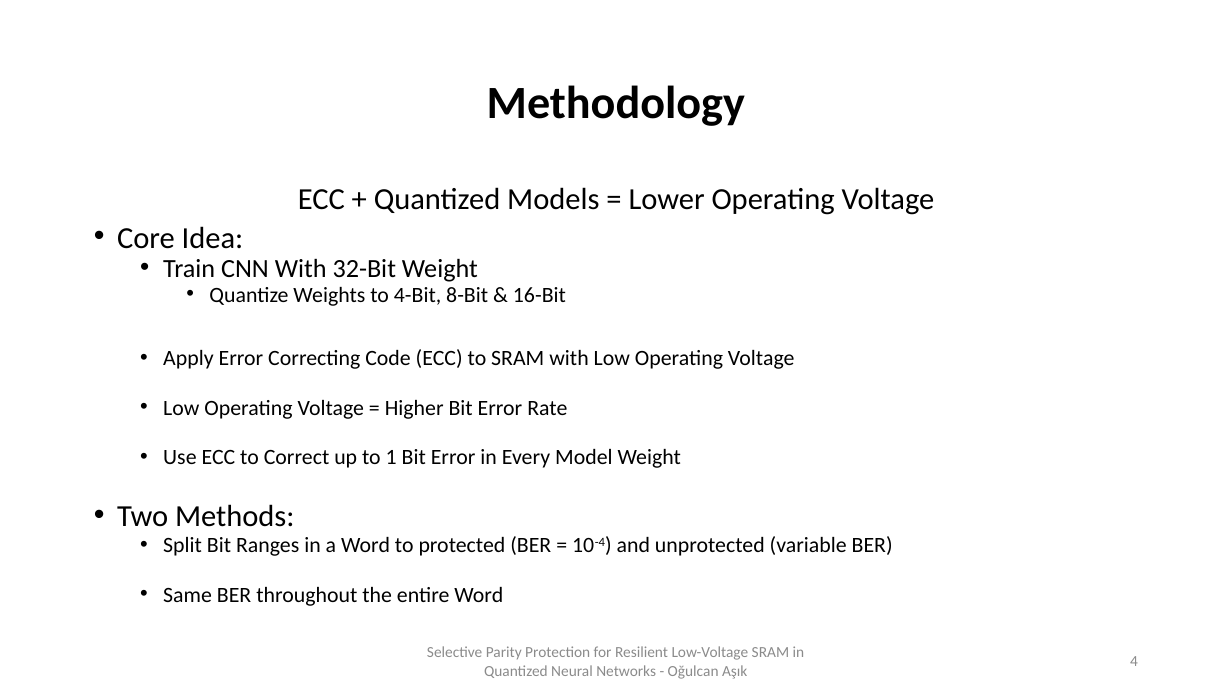
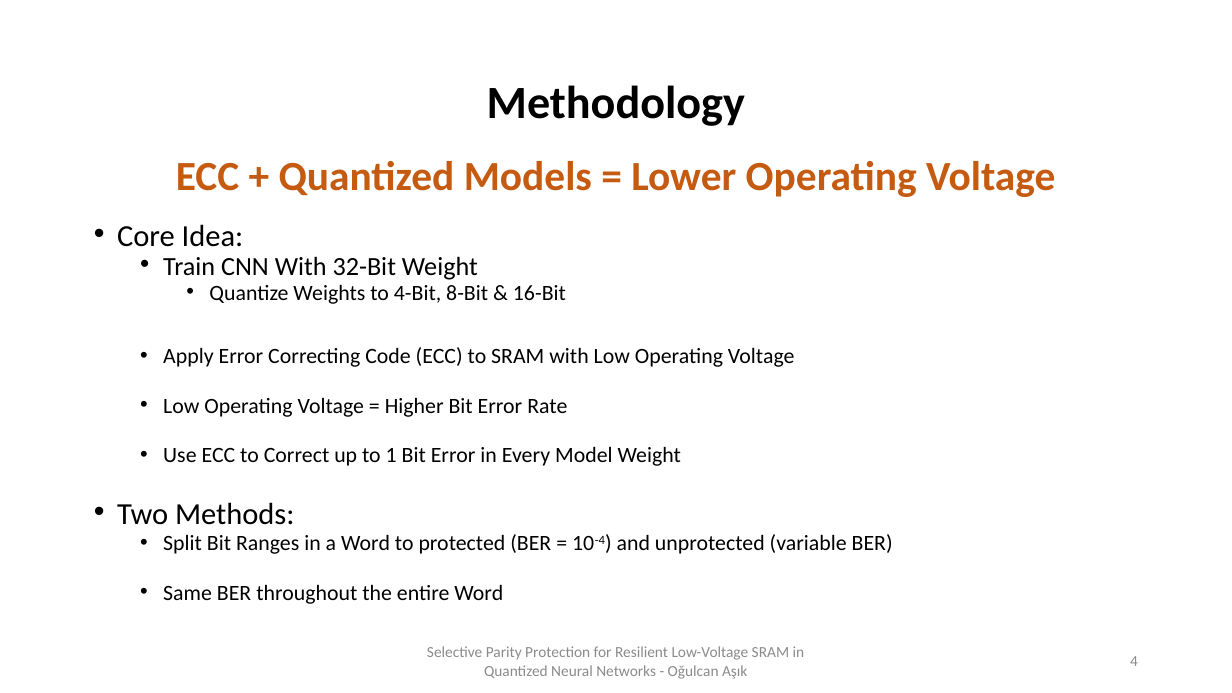
Before and after one commit to Xeadriel/ECC-SRAM-Simulation, a slide deck: slide 4 of Paper SRAM PDF/Selective Parity Protection for Resilient Low-Voltage SRAM in.pptx. Drawn at 1232x693 pixels with LibreOffice and Linux fonts; fonts in the diff are those of the drawing. Boxes give left, top, right and bottom in pixels: in the first picture for what was removed or moved away, otherwise in the second. Text is boxed around its words. In the diff, an @@ line names an element or a change of style, - is before the commit and + after.

```diff
--- a/Paper SRAM PDF/Selective Parity Protection for Resilient Low-Voltage SRAM in.pptx
+++ b/Paper SRAM PDF/Selective Parity Protection for Resilient Low-Voltage SRAM in.pptx
@@ text "ECC + Quantized Models = ...": place and size @@
-text "ECC + Quantized Models = ..." at (117,187,935,606)
+text "ECC + Quantized Models = ..." at (117,161,1055,604)
@@ text at (176,161,1055,197): size 23.8 to 32.3 pt, text colour #000000 to #C55A11, bold on in "ECC + Quantized Models = Lower Operating ..."; more space between paragraphs @@
```
Also in this commit, not shown: 13 other slides changed, 2 slides added, 3 slides removed, 4 other files.
